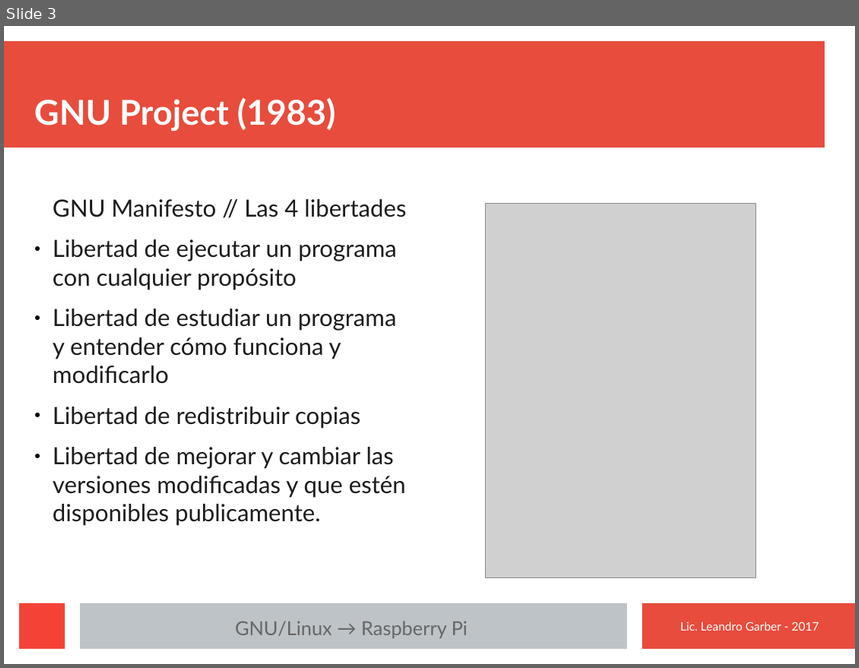
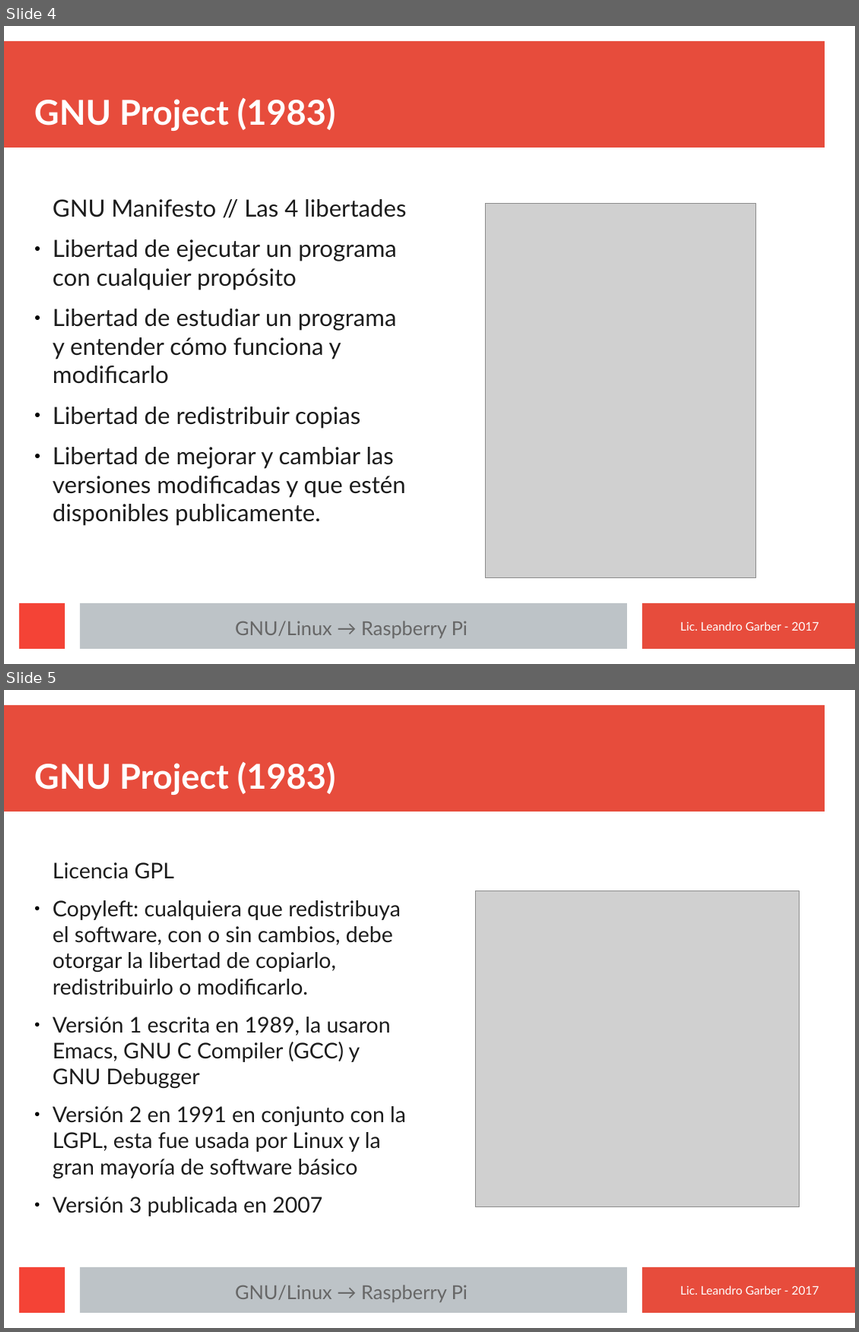
Before and after one commit to macramole/cursoLinux, a slide deck: presentaciones/1-Introduccion.odp. Shown one above the other, each under a label of ours: slide 3 before the commit, slides 4 and 5 after it. The pictures are 859x668 and 859x1332 pixels, drawn with LibreOffice and Linux fonts; fonts in the diff are those of the drawing; grey boxes stand for pictures. Boxes give left, top, right and bottom in pixels: in the first picture for what was removed or moved away, otherwise in the second. Text is boxed around its words. In the diff, an @@ line names an element or a change of style, - is before the commit and + after.

```diff
--- a/presentaciones/1-Introduccion.odp
+++ b/presentaciones/1-Introduccion.odp
@@ slide 5 added at [4, 690, 855, 1328], background #FFFFFF; not listed: 4 template elements that a slide beside it also shows @@
@@ title added at [34, 761, 336, 795], 32 pt, text #FFFFFF, bold @@
+GNU Project (1983)
@@ text added at [53, 863, 406, 1217], 20.1 pt, text #1C1C1C @@
+Licencia GPL
+● Copyleft: cualquiera que redistribuya el software, con o sin cambios, debe otorgar la libertad de copiarlo, redistribuirlo o modificarlo.
+● Versión 1 escrita en 1989, la usaron Emacs, GNU C Compiler (GCC) y GNU Debugger
+● Versión 2 en 1991 en conjunto con la LGPL, esta fue usada por Linux y la gran mayoría de software básico
+● Versión 3 publicada en 2007
@@ picture added at [476, 891, 800, 1208] @@
@@ text added at [235, 1285, 468, 1303], 18 pt, text #666666 @@
+GNU/Linux → Raspberry Pi
@@ text added at [680, 1286, 819, 1295], 11 pt, text #FFFFFF @@
+Lic. Leandro Garber - 2017
@@ what was slide 3 is now slide 4 @@
```
Also in this commit, not shown: 3 slides changed, 1 slide removed, 3 other files.
